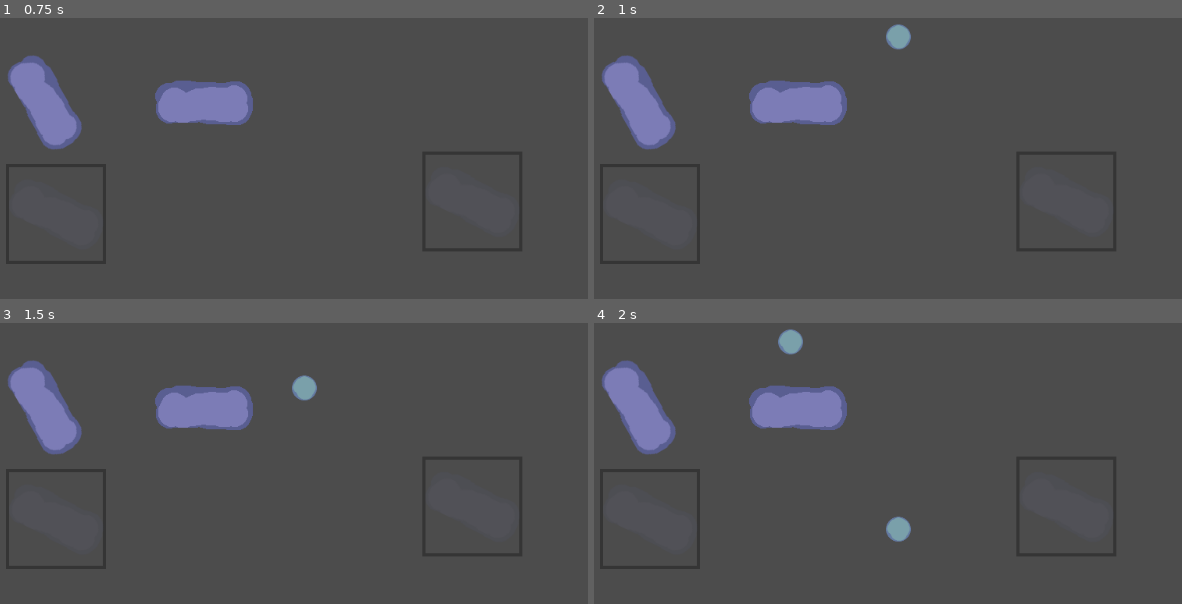
Above: before the commit, frames 1-4 (two rows, left to right).
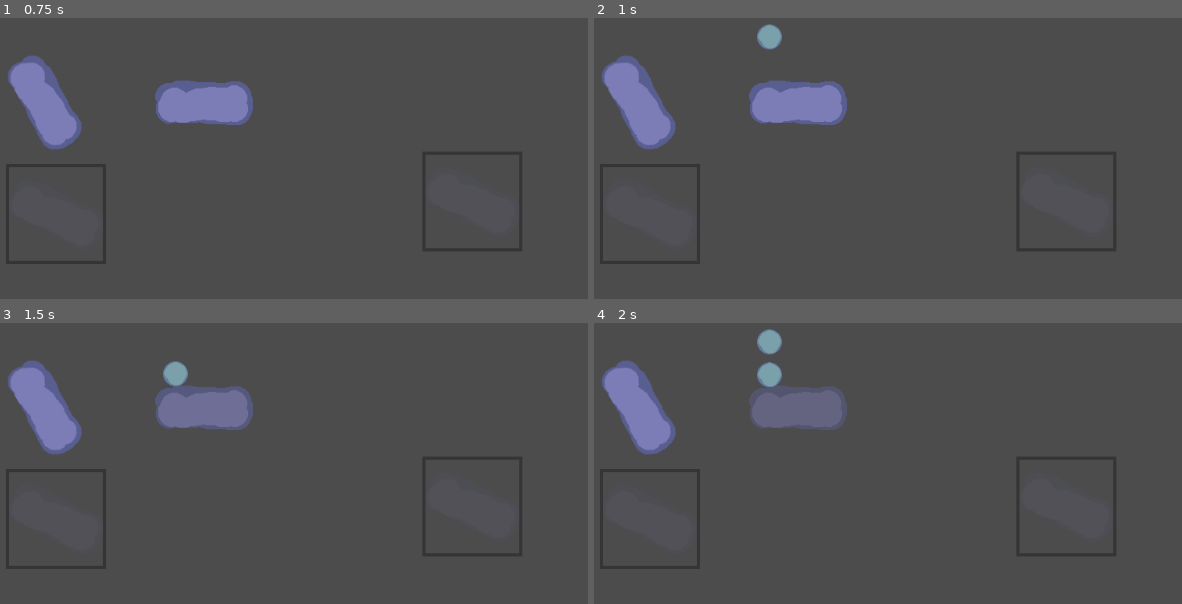
Above: after the commit, the same moments.

Repository: 0xOnyx/UpsiJam2.0
Game: Godot game, scene res://level/level.tscn
Same seed, same stepped clock (60 frames per second), same inputs: the game is played once before the commit and once after it.
Inputs:
- Up to frame 1 (0.75 s): tap Enter at 0.5 s
- Up to frame 2 (1 s): no input
- Up to frame 3 (1.5 s): no input
- Up to frame 4 (2 s): no input

Frame 1 is identical in both runs. In frame 2, 0.6% of the frame differs, in the area x 27-54%, y 2-12%; in frame 3, 2.3%; in frame 4, 3.5%, in the area x 26-54%, y 2-78%.

Commit message:
BAAAAALLLL

Diff:
--- a/spawner/Spawner.gd
+++ b/spawner/Spawner.gd
@@ -1,19 +1,41 @@
 extends Position2D
 
-var max_value: int = 1024
+var max_time = 10
+var min_time = 3
+var current_time = max_time
 
+
+onready var realtime = get_node("RealTime")
+onready var time = get_node("Timer")
 onready var Ball = load("res://ball/ball.tscn")
-# Called when the node enters the scene tree for the first time.
+
+func calc_time():
+	var current_time_pow = pow(current_time, 2)
+	var max_time_pow = pow(max_time, 2) / 2
+	return (current_time_pow / max_time_pow)
+
 func _ready():
+	var set_time_value = calc_time()
+	realtime.start(set_time_value)
+	time.start(1)
+
+func _process(delta):
 	pass
 
-func _process(delta):
-	pass;
 
 func _on_Timer_timeout():
-	randomize()
-	var ball = Ball.instance()
-	var x = randi() % 512;
-	ball.position = Vector2(x, 0)
-#	ball.style = randi() %  ball.style_nums
-	add_child(ball)
+	if (!realtime.is_stopped()) :
+		var set_time_value = calc_time()
+		print (current_time)
+		print(set_time_value)
+		time.set_wait_time(calc_time());
+		randomize()
+		var ball = Ball.instance()
+		#ball.style = randi() %  ball.style_nums
+		add_child(ball)
+
+
+func _on_RealTime_timeout():
+	if (current_time <= min_time):
+		realtime.stop()
+	current_time -= 1
--- a/spawner/Spawner.tscn
+++ b/spawner/Spawner.tscn
@@ -8,4 +8,7 @@
 [node name="Timer" type="Timer" parent="."]
 autostart = true
 
+[node name="RealTime" type="Timer" parent="."]
+
 [connection signal="timeout" from="Timer" to="." method="_on_Timer_timeout"]
+[connection signal="timeout" from="RealTime" to="." method="_on_RealTime_timeout"]
